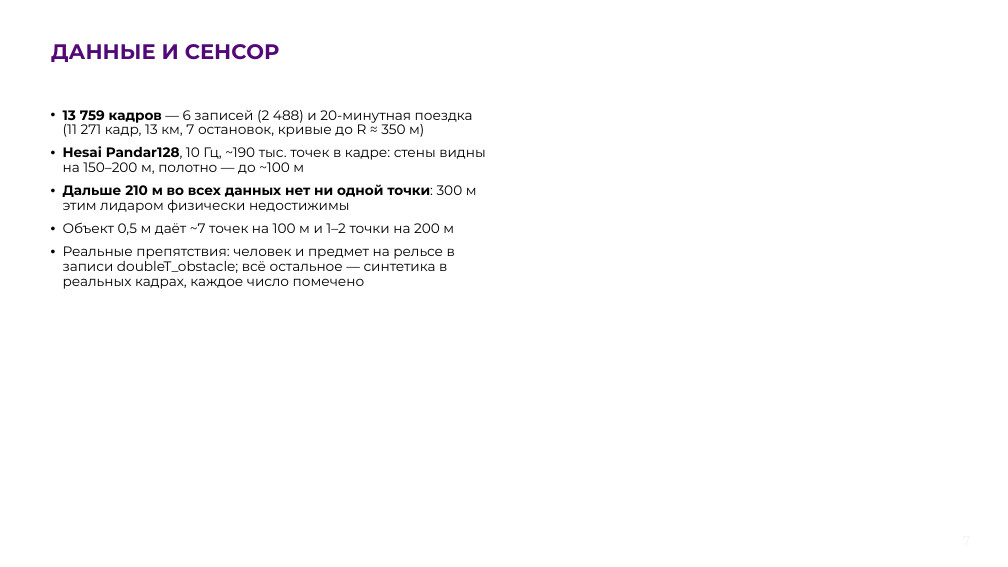
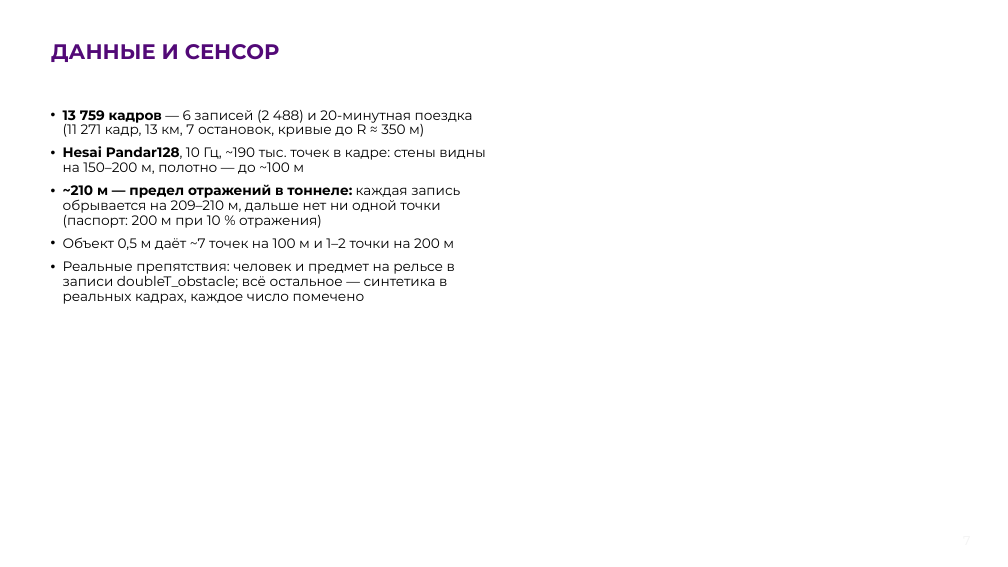
Before and after one commit to pmixay/ReSense, a slide deck: slide 7 of docs/presentation/ReSense_LCT2026.pptx. Drawn at 1008x567 pixels with LibreOffice and Linux fonts; fonts in the diff are those of the drawing; background and template pictures are left out. Boxes give left, top, right and bottom in pixels: in the first picture for what was removed or moved away, otherwise in the second. Text is boxed around its words. In the diff, an @@ line names an element or a change of style, - is before the commit and + after.

```diff
--- a/docs/presentation/ReSense_LCT2026.pptx
+++ b/docs/presentation/ReSense_LCT2026.pptx
@@ text at box(63, 184, 460, 228): text changed; bold off @@
-• Дальше 210 м во всех данных нет ни одной точки: 300 м этим лидаром физически недостижимы
+• ~210 м — предел отражений в тоннеле: каждая запись обрывается на 209–210 м, дальше нет ни одной точки (паспорт: 200 м при 10 % отражения)
```
Also in this commit, not shown: 8 other slides changed, 1 slide added, 2 other files.
